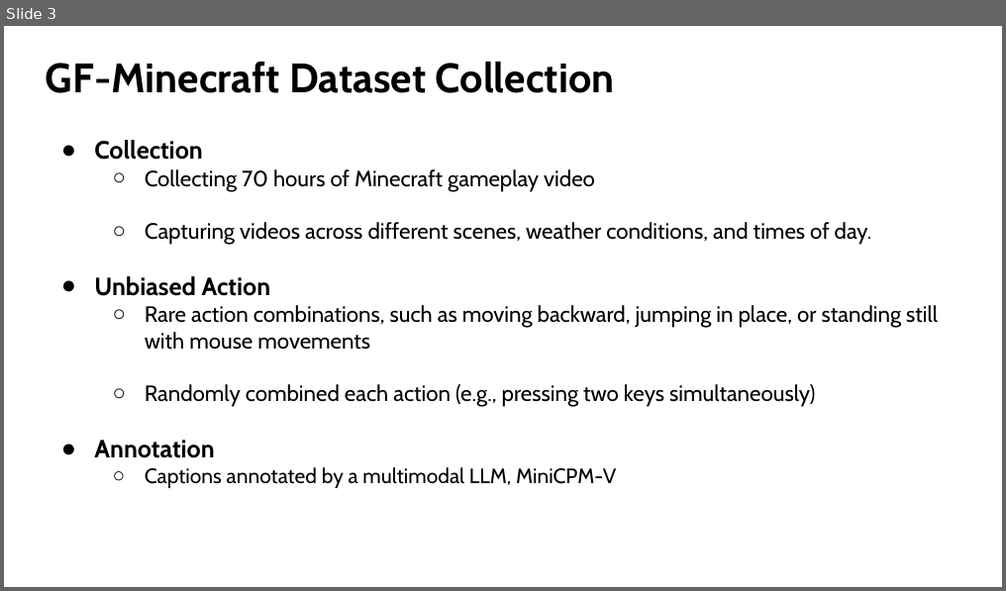
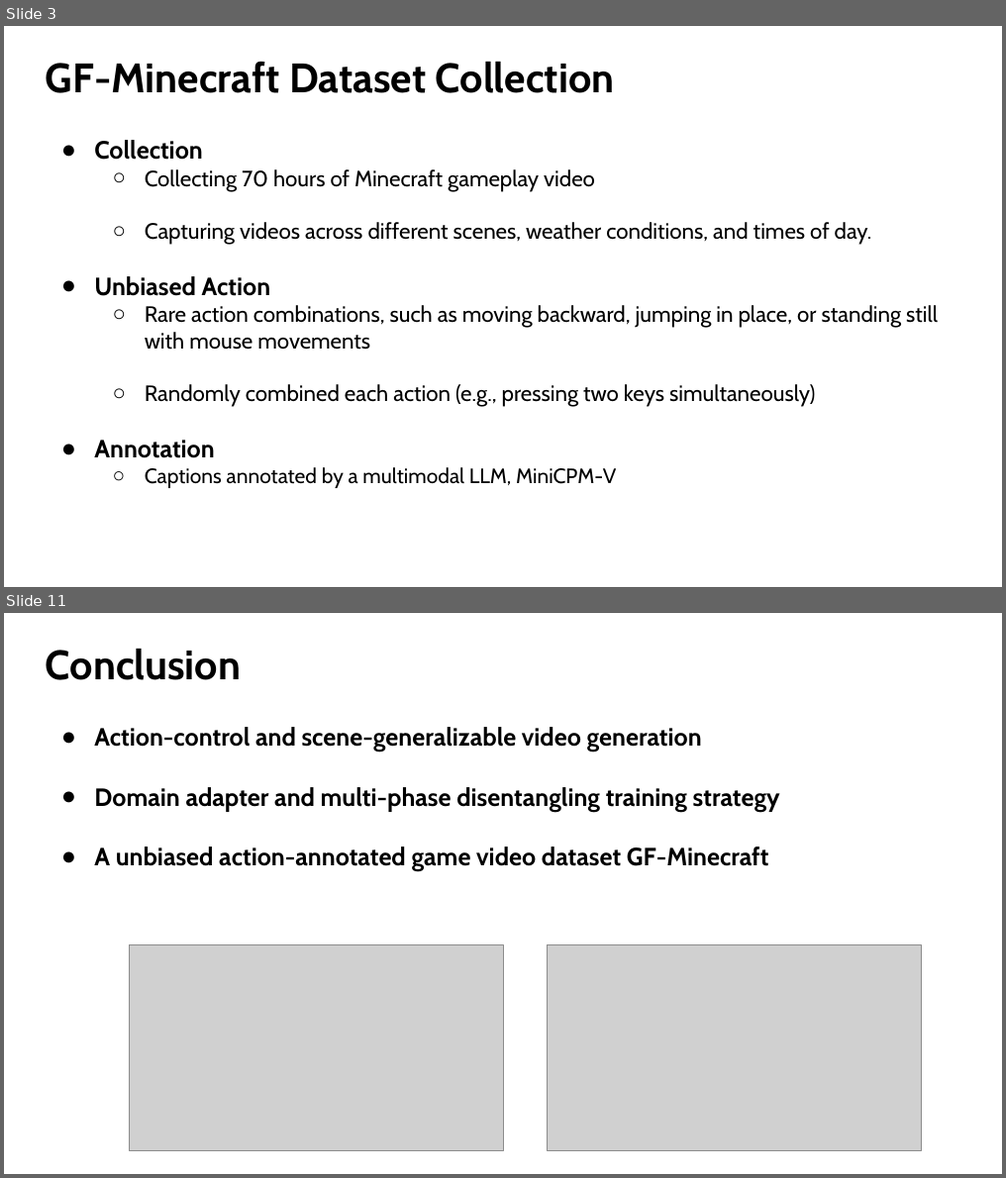
Before and after one commit to Lukelaitw/2025-VLL-undergraduate-research, a slide deck: week4/VLL_4_GameFactory_1103.pptx. Shown one above the other, each under a label of ours: slide 3 before the commit, slides 3 and 11 after it; the slides between them are not shown. The pictures are 1006x591 and 1006x1178 pixels, drawn with LibreOffice and Linux fonts; fonts in the diff are those of the drawing; grey boxes stand for pictures. Boxes give left, top, right and bottom in pixels: in the first picture for what was removed or moved away, otherwise in the second. Text is boxed around its words. In the diff, an @@ line names an element or a change of style, - is before the commit and + after.

```diff
--- a/week4/VLL_4_GameFactory_1103.pptx
+++ b/week4/VLL_4_GameFactory_1103.pptx
@@ slide 11 added at (4,613,1002,1174), background #FFFFFF @@
@@ title added at (46,648,241,680), 39.6 pt, text #000000, bold @@
+Conclusion
@@ text added at (94,727,780,871), 24 pt, text #000000, bold @@
+● Action-control and scene-generalizable video generation
+● Domain adapter and multi-phase disentangling training strategy
+● A unbiased action-annotated game video dataset GF-Minecraft
@@ picture added at (129,946,503,1152) @@
@@ picture added at (548,946,921,1152) @@
```
Also in this commit, not shown: 2 slides changed, 5 other slides added.
